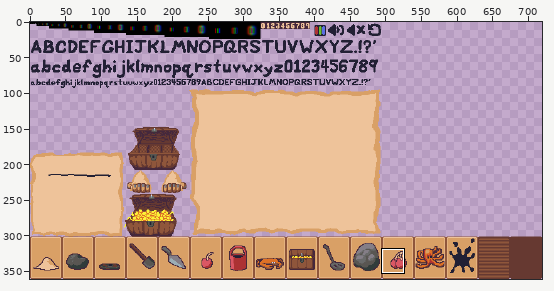
Sprite sheet -- assets/sprites.png. Above, an overview of the earlier version with the close-up marked.
Close-up. Before the edit:
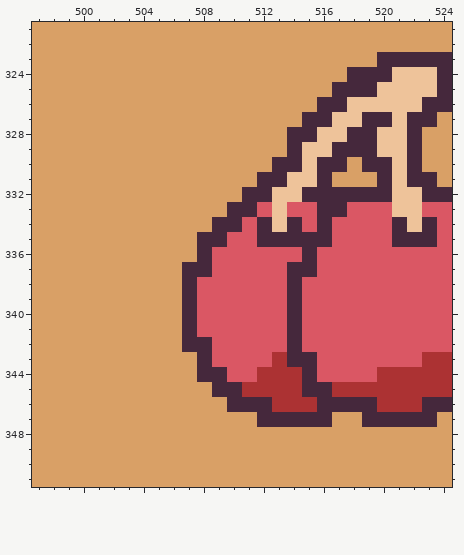
The file is 720x362 pixels. Colours within 5 levels of each other are drawn and written as one. Shown: x 497..524, y 321..351.
Once edited:
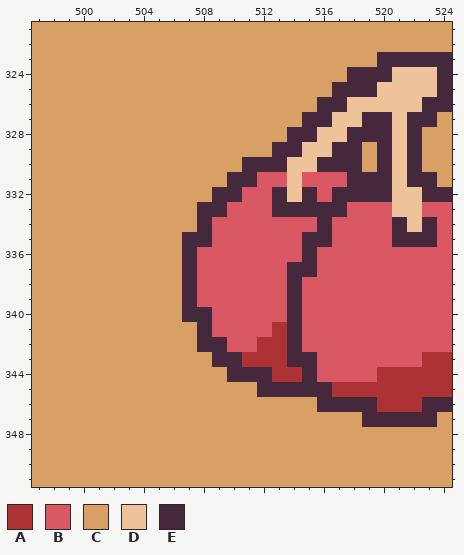
Palette (. is transparent): A #ac3233  B #da5764  C #d9a066  D #eec39a  E #45283c
The edit:
Changed rows in their new state; - is an unchanged pixel.
first column x 507:
328 -------------E
329 ------E-----CE
330 ----EE-D---EC-
331 ---EEBB-BBBEE-
332 --EEBBE--B----
333 -EEBB-EEE-----
334 -EBB-BBB------
335 E-B--BBB------
336 EB------------
337 -B------------
340 -E------------
341 CE----A-------
342 C-E--AA-------
343 -CEEAA--------
344 -CCEEE--------
345 --CCCEEE------
346 ---CCCCCC-----
347 -----CCCCC----
Pixel boxes of the changes (left, top, right, bottom) in both close-ups:
changed: (182, 127, 392, 427)
